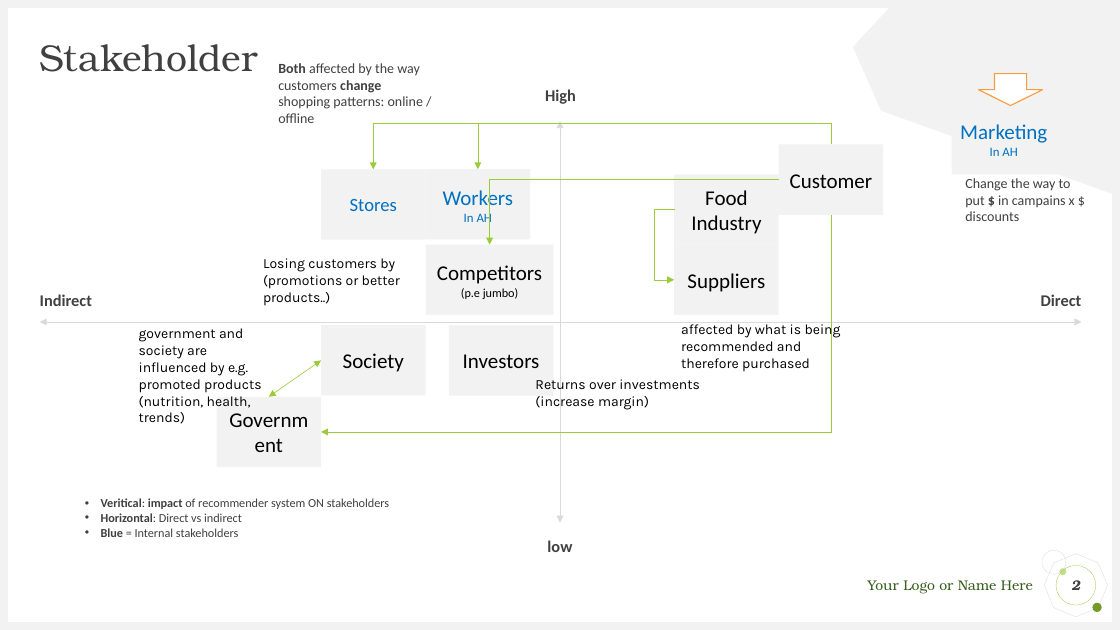
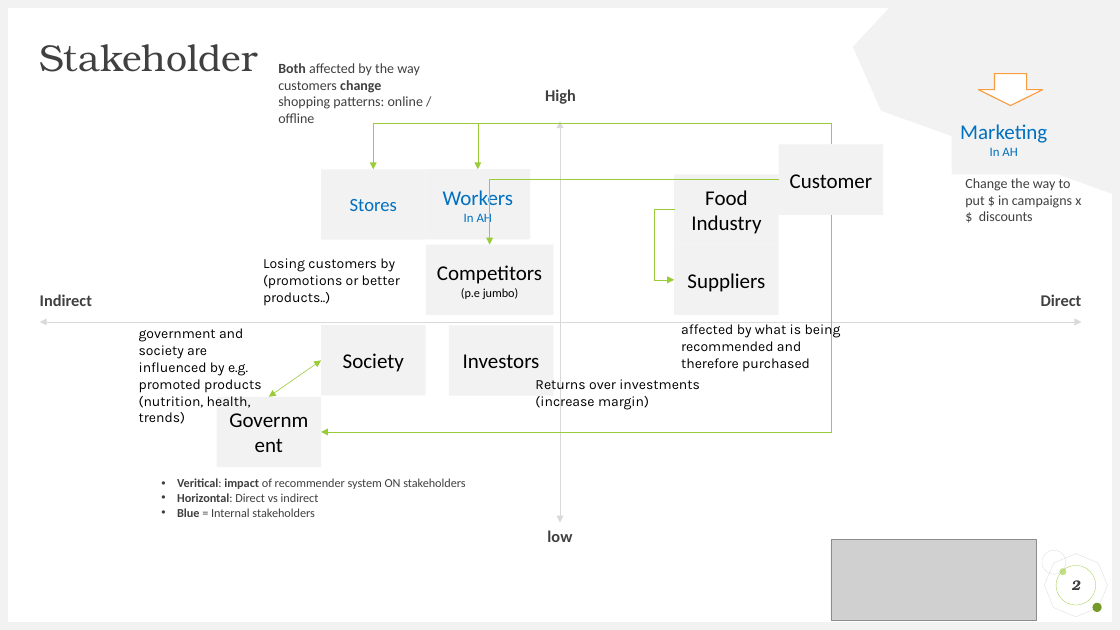
Before and after one commit to hansfranke1985/Public-Media, a slide deck: slide 2 of Assigment_1/Hans_Lena.pptx. Drawn at 1120x630 pixels with LibreOffice and Linux fonts; fonts in the diff are those of the drawing; grey boxes stand for pictures. Boxes give left, top, right and bottom in pixels: in the first picture for what was removed or moved away, otherwise in the second. Text is boxed around its words. In the diff, an @@ line names an element or a change of style, - is before the commit and + after.

```diff
--- a/Assigment_1/Hans_Lena.pptx
+++ b/Assigment_1/Hans_Lena.pptx
@@ text at bbox=[965, 178, 1081, 221]: text changed @@
-Change the way to put $ in campains x $ discounts
+Change the way to put $ in campaigns x $ discounts
@@ text "Veritical: impact of recommender system ...": place and size @@
-text "Veritical: impact of recommender system ..." at bbox=[101, 498, 389, 537]
+text "Veritical: impact of recommender system ..." at bbox=[177, 478, 465, 517]
@@ text "low": place and size @@
-text "low" at bbox=[547, 540, 572, 552]
+text "low" at bbox=[547, 530, 572, 542]
@@ picture added at bbox=[831, 539, 1037, 621] @@
@@ text removed at bbox=[868, 580, 1033, 594] @@
-Your Logo or Name Here
```
Also in this commit, not shown: 3 other files.
